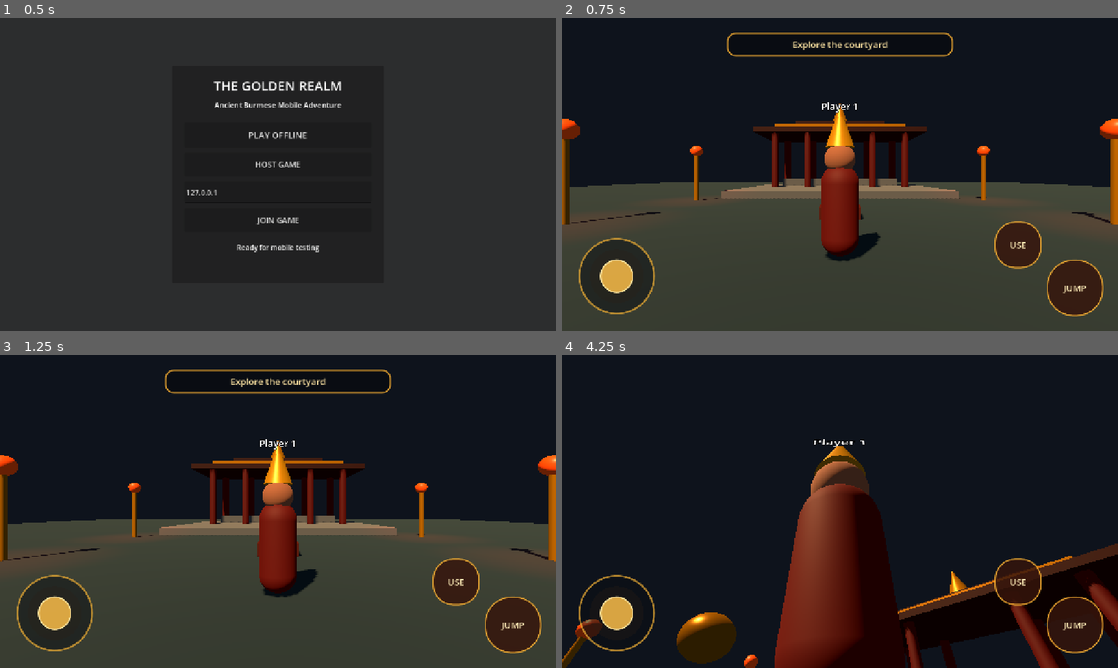
Above: before the commit, frames 1-4 (two rows, left to right).
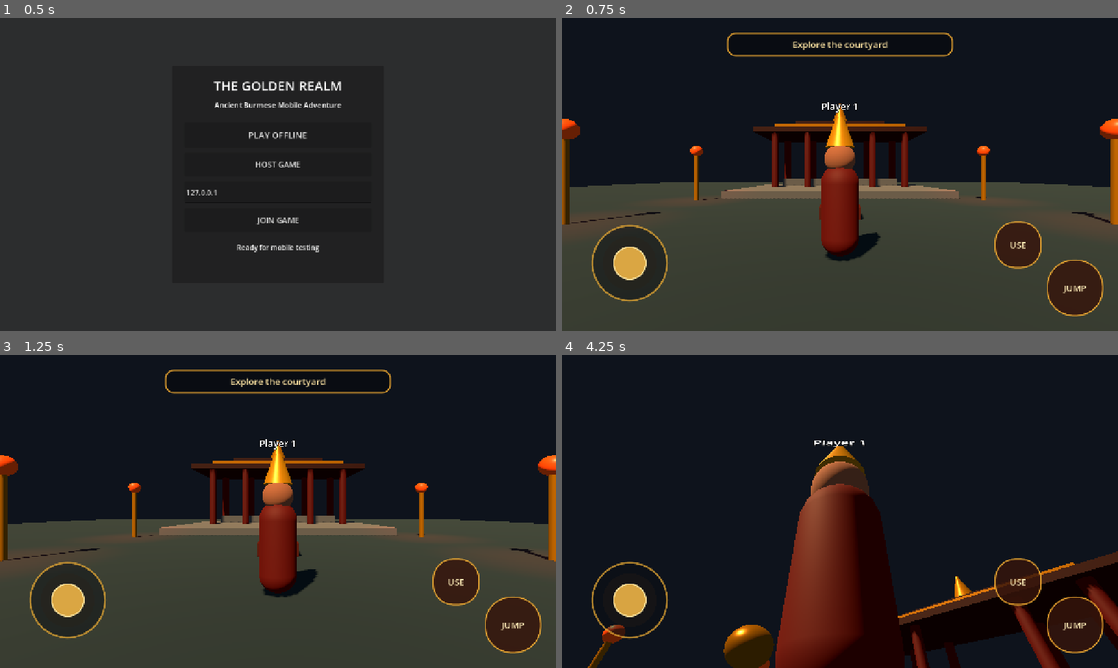
Above: after the commit, the same moments.

Repository: okaung717-dotcom/ancient-burma-online
Game: Godot game, scene res://scenes/main.tscn
Two runs of this game, one before a commit and one after it. Both use one fixed random seed, a clock stepped at 60 frames per second and the inputs below.
Inputs (mouse positions are in pixels of both pictures, inside the frame that each line leads up to):
- Up to frame 1 (0.5 s): no input
- Up to frame 2 (0.75 s): click "PLAY OFFLINE" at 0.5 s
- Up to frame 3 (1.25 s): no input
- Up to frame 4 (4.25 s): click "JUMP" at 1.25 s; tap Enter at 2 s; drag from (934, 511) to (895, 442) at 2.02 s; drag from (617, 611) to (812, 574) at 2.77 s; move the mouse to (895, 442) at 3.52 s; hold D from 3.53 s (still down)

Frame 1 is identical in both runs. In frame 2, 2.0% of the frame differs, in the area x 3-19%, y 66-95%; in frame 3, 2.0%; in frame 4, 6.9%, in the area x 0-100%, y 26-100%.

Commit message:
Move mobile joystick away from screen edge

Diff:
--- a/scripts/mobile_controls.gd
+++ b/scripts/mobile_controls.gd
@@ -72,10 +72,10 @@
 	joystick.anchor_top = 1.0
 	joystick.anchor_right = 0.0
 	joystick.anchor_bottom = 1.0
-	joystick.offset_left = 26.0
-	joystick.offset_top = -226.0
-	joystick.offset_right = 226.0
-	joystick.offset_bottom = -26.0
+	joystick.offset_left = 56.0
+	joystick.offset_top = -256.0
+	joystick.offset_right = 256.0
+	joystick.offset_bottom = -56.0
 	joystick.connect("direction_changed", Callable(self, "_on_joystick_changed"))
 	_root.add_child(joystick)
 
